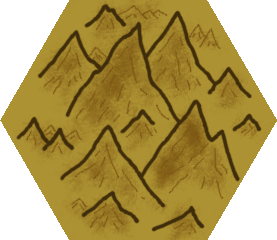
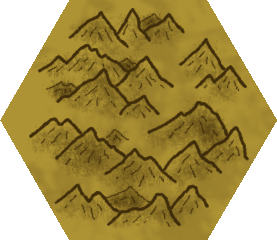
Layered file, before and after one edit (277px x 240px). Changes by layer:
painted on "Hills" over [left=15, top=3, right=262, bottom=235]
painted on "Base" over [left=12, top=0, right=277, bottom=240]
